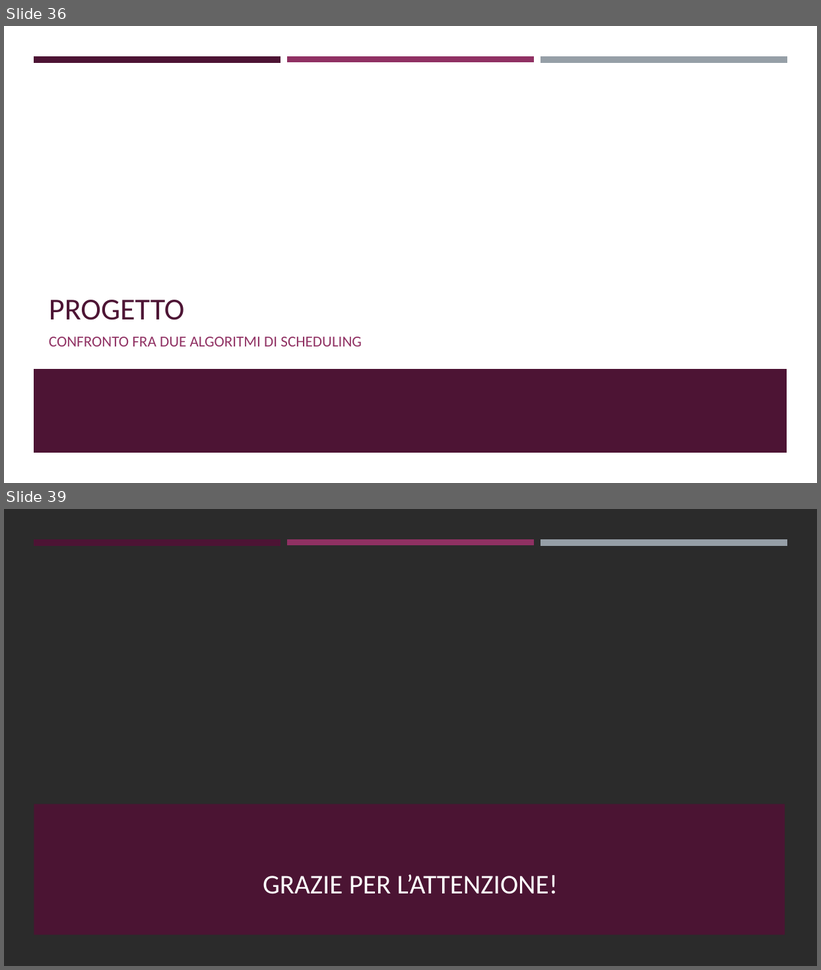
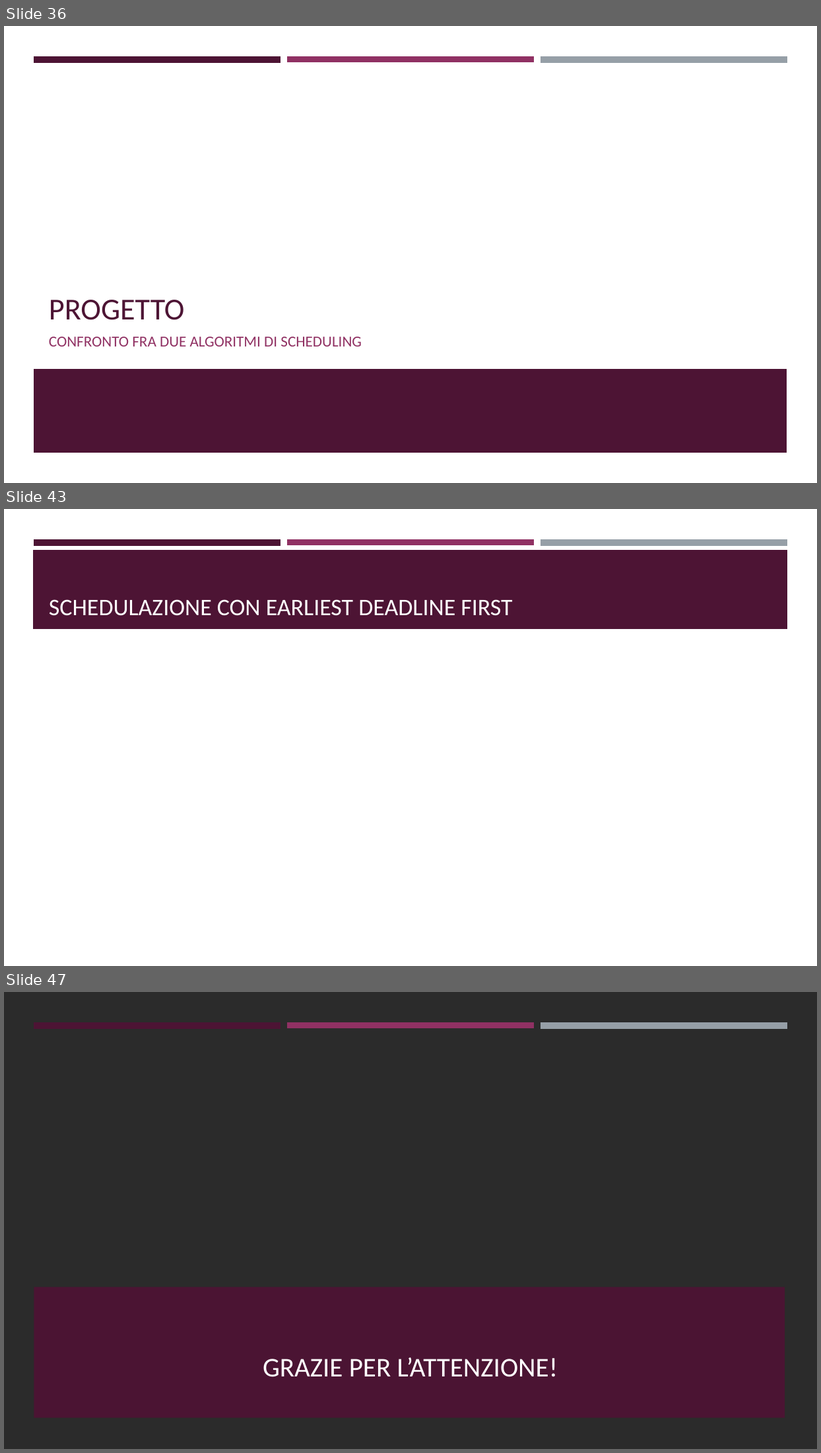
Before and after one commit to ivochan/SchedulingExercise, a slide deck: Algoritmi di scheduling real-time.odp. Shown one above the other, each under a label of ours: slides 36 and 39 before the commit, slides 36, 43 and 47 after it; the slides between them are not shown. The pictures are 821x970 and 821x1453 pixels, drawn with LibreOffice and Linux fonts; fonts in the diff are those of the drawing; background and template pictures are left out; a plain dark background stands for a picture behind light text. Boxes give left, top, right and bottom in pixels: in the first picture for what was removed or moved away, otherwise in the second. Text is boxed around its words. In the diff, an @@ line names an element or a change of style, - is before the commit and + after.

```diff
--- a/Algoritmi di scheduling real-time.odp
+++ b/Algoritmi di scheduling real-time.odp
@@ slide 43 added at [4,509,817,966], background #FFFFFF; not listed: 3 template elements that a slide beside it also shows @@
@@ freeform shape added at [33,550,788,629], fill #4D1434 @@
@@ title added at [49,599,512,616], 28 pt, text #FFFFFF @@
+SCHEDULAZIONE CON EARLIEST DEADLINE FIRST
@@ what was slide 39 is now slide 47 @@
```
Also in this commit, not shown: 9 other slides added, 2 slides removed, 5 other files.
